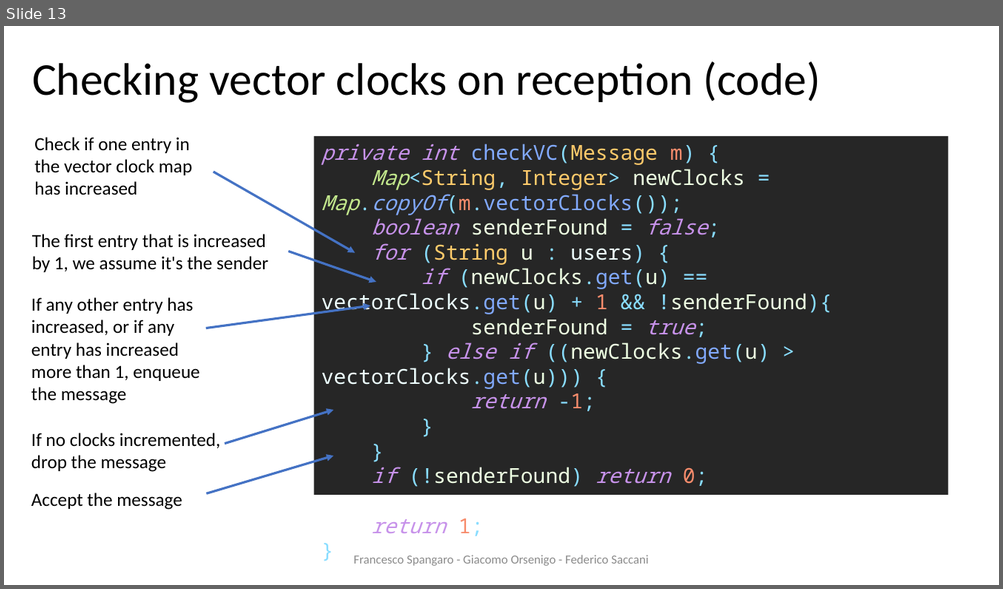
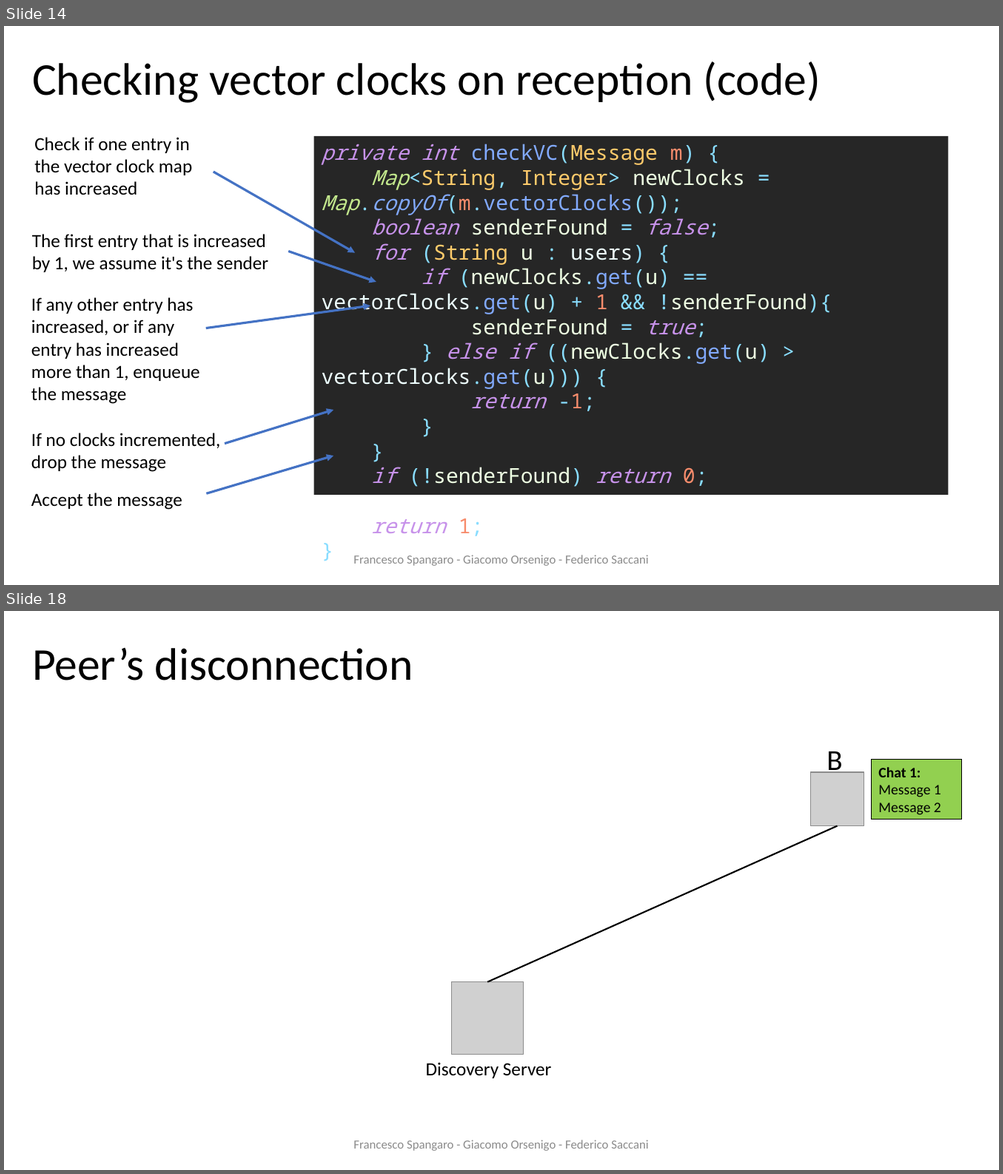
Before and after one commit to francescospangaro/HACOGroupChat, a slide deck: docs/presentazione ds.pptx. Shown one above the other, each under a label of ours: slide 13 before the commit, slides 14 and 18 after it; the slides between them are not shown. The pictures are 1003x589 and 1003x1174 pixels, drawn with LibreOffice and Linux fonts; fonts in the diff are those of the drawing; grey boxes stand for pictures; background and template pictures are left out. Boxes give left, top, right and bottom in pixels: in the first picture for what was removed or moved away, otherwise in the second. Text is boxed around its words. In the diff, an @@ line names an element or a change of style, - is before the commit and + after.

Commit message:
Added disconnection slides

```diff
--- a/docs/presentazione ds.pptx
+++ b/docs/presentazione ds.pptx
@@ slide 18 added at [4, 611, 999, 1170], background #FFFFFF @@
@@ title added at [32, 648, 413, 681], 44 pt, text #000000 @@
+Peer’s disconnection
@@ text added at [826, 746, 842, 773], 28 pt, text #000000 @@
+B
@@ rectangle added at [871, 760, 962, 820], fill #92D050, outline #000000 0.75 pt, 14 pt, text #000000 @@
+Chat 1:
+Message 1
+Message 2
@@ picture added at [811, 772, 865, 826] @@
@@ line added from (837, 826) to (487, 982), #000000 1.5 pt @@
@@ picture added at [452, 982, 524, 1055] @@
@@ text added at [426, 1062, 551, 1079], 18 pt, text #000000 @@
+Discovery Server
@@ text added at [353, 1140, 648, 1151], 12 pt, text #8C8C8C @@
+Francesco Spangaro - Giacomo Orsenigo - Federico Saccani
@@ what was slide 13 is now slide 14 @@
```
Also in this commit, not shown: 5 slides changed, 4 other slides added.
